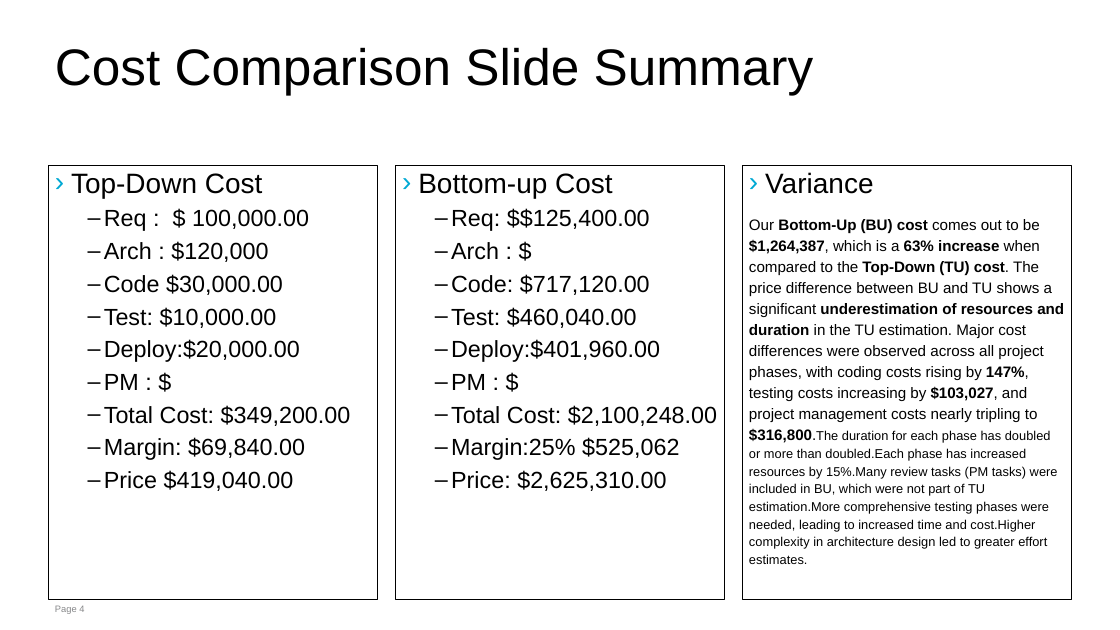
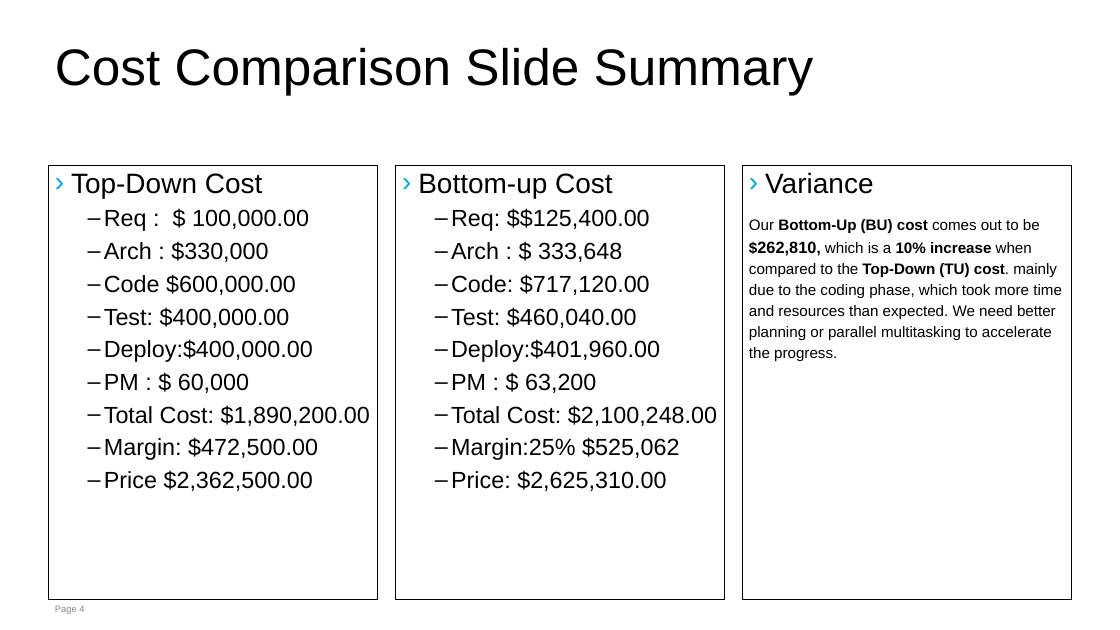
Before and after one commit to dkl520/cs7315_project, a slide deck: slide 4 of 3/group2 - proj3 (1).pptx. Drawn at 1120x630 pixels with LibreOffice and Linux fonts; fonts in the diff are those of the drawing. Boxes give left, top, right and bottom in pixels: in the first picture for what was removed or moved away, otherwise in the second. Text is boxed around its words. In the diff, an @@ line names an element or a change of style, - is before the commit and + after.

Commit message:
cost slide

```diff
--- a/3/group2 - proj3 (1).pptx
+++ b/3/group2 - proj3 (1).pptx
@@ text at [749,219,1062,361]: text changed @@
-Our Bottom-Up (BU) cost comes out to be $1,264,387, which is a 63% increase when compared to the Top-Down (TU) cost. The price difference between BU and TU shows a significant underestimation of resources and duration in the TU estimation. Major cost differences were observed across all project phases, with coding costs rising by 147%, testing costs increasing by $103,027, and project management costs nearly tripling to $316,800.The duration for each phase has doubled or more than doubled.Each phase has increased resources by 15%.Many review tasks (PM tasks) were included in BU, which were not part of TU estimation.More comprehensive testing phases were needed, leading to increased time and cost.Higher complexity in architecture design led to greater effort estimates.
+Our Bottom-Up (BU) cost comes out to be $262,810, which is a 10% increase when compared to the Top-Down (TU) cost. mainly due to the coding phase, which took more time and resources than expected. We need better planning or parallel multitasking to accelerate the progress.
@@ text at [104,241,370,491]: text changed @@
-  – Arch : $120,000
-  – Code $30,000.00
-  – Test: $10,000.00
-  – Deploy:$20,000.00
-  – PM : $
-  – Total Cost: $349,200.00
-  – Margin: $69,840.00
-  – Price $419,040.00
+  – Arch : $330,000
+  – Code $600,000.00
+  – Test: $400,000.00
+  – Deploy:$400,000.00
+  – PM : $ 60,000
+  – Total Cost: $1,890,200.00
+  – Margin: $472,500.00
+  – Price $2,362,500.00
@@ text at [451,242,622,262]: text changed @@
-  – Arch : $
+  – Arch : $ 333,648
@@ text at [451,373,596,393]: text changed @@
-  – PM : $
+  – PM : $ 63,200
```
